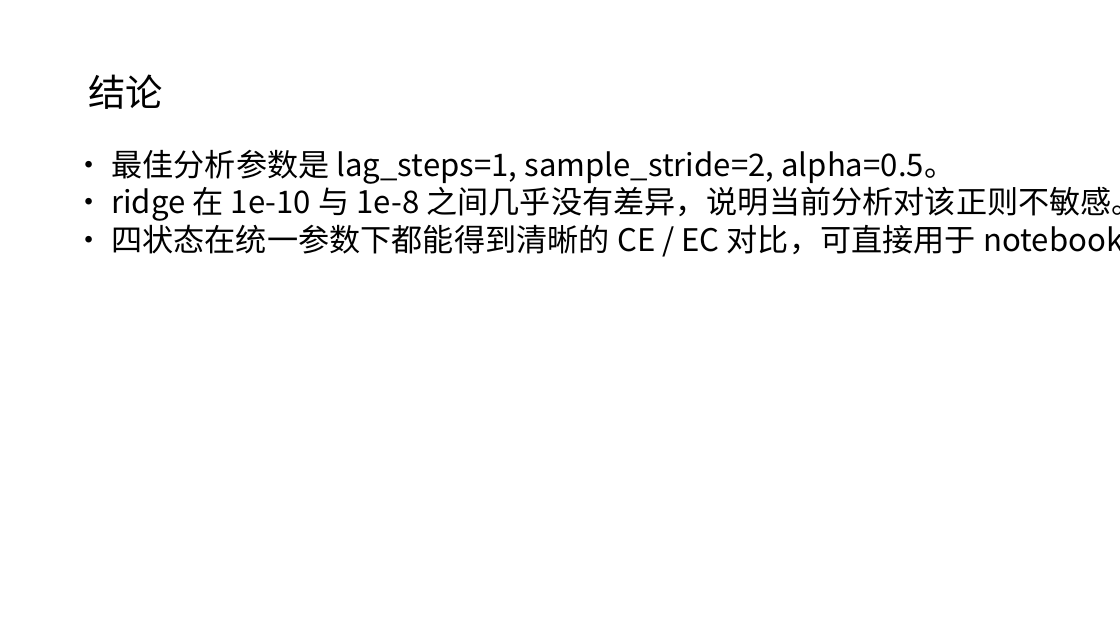
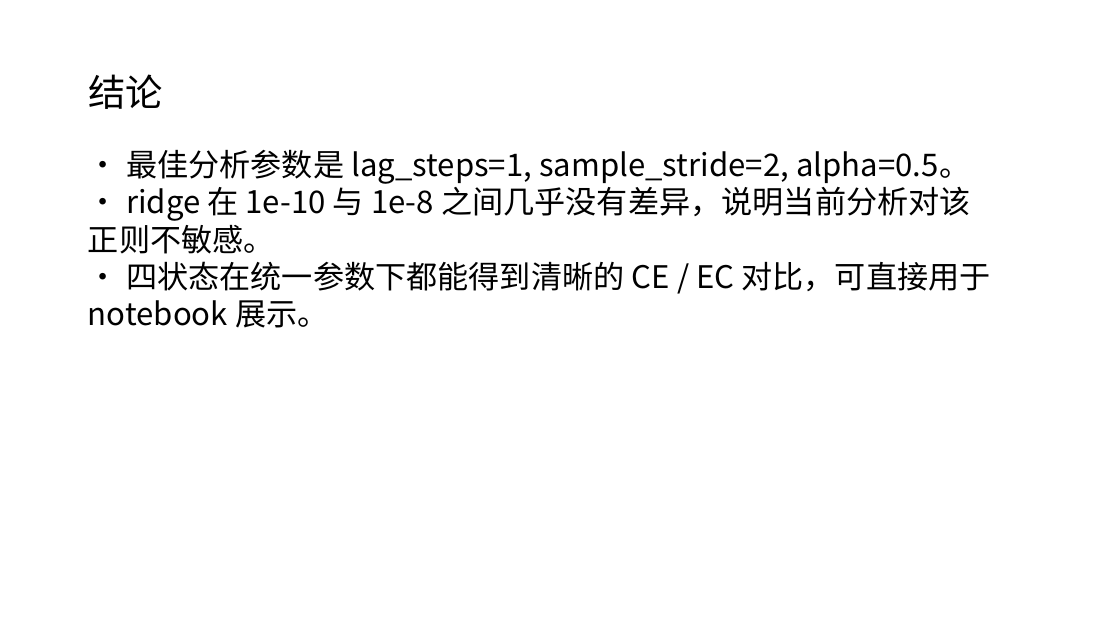
Before and after one commit to Matthew-ymz/pykoop, a slide deck: slide 6 of exp/discrete_maps/map_tuning_report.pptx. Drawn at 1120x630 pixels with LibreOffice and Linux fonts; fonts in the diff are those of the drawing. Boxes give left, top, right and bottom in pixels: in the first picture for what was removed or moved away, otherwise in the second. Text is boxed around its words. In the diff, an @@ line names an element or a change of style, - is before the commit and + after.

```diff
--- a/exp/discrete_maps/map_tuning_report.pptx
+++ b/exp/discrete_maps/map_tuning_report.pptx
@@ text "• 最佳分析参数是 lag_steps=1, sample_stride=2, alpha=0.5。" rewrapped from bbox=[111, 149, 1120, 254] to bbox=[88, 149, 991, 328] @@
```
Also in this commit, not shown: 2 other slides changed, 9 other files.
